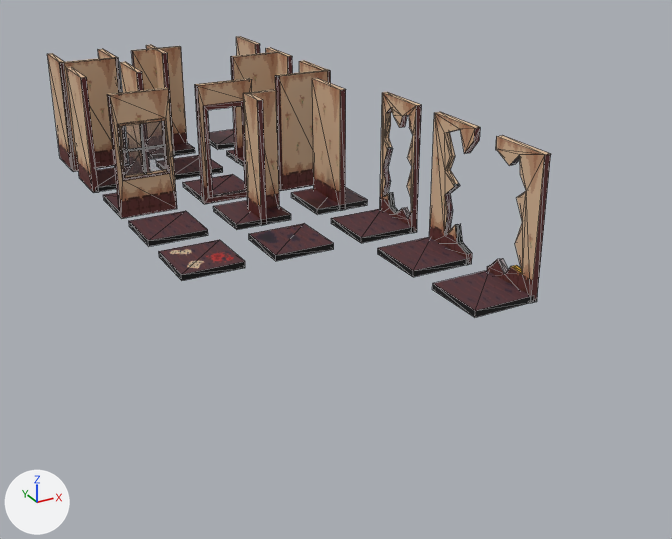
The glTF model Godot Files/team-terror/Assets/MotelTileset/MotelTileset.glb: old version first, new version second.
One viewpoint serves both versions: a 50 mm camera at (-21.9, -33.7, 11.0) aimed at (-9.3, -10.6, -0.5). The lights are fixed; the arrows at lower left show +X, +Y and +Z. Mesh edges are drawn as thin lines. Where no turn or scale is listed for an object, it has been applied to the vertices. Vertices at the same position are counted once.
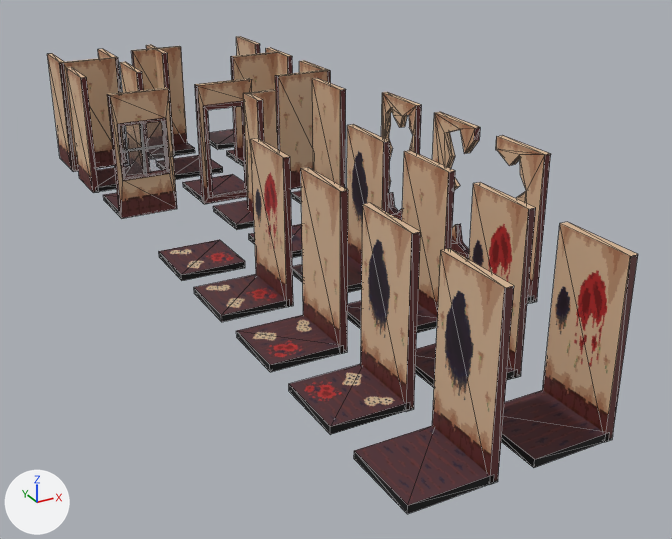
Where the newer file only moved an object's origin or applied its transform, the numbers keep the older frame.

Location of each change, [x1, y1, x2, y2] in pixels of the pictures (672 x 539 px; the box of a moved part takes in the faces that stretch with it):
'Hole Wall 1', added: after [354, 248, 514, 514]
'Blood Wall 1', added: after [501, 222, 638, 468]
'Hole Wall 2', added: after [289, 203, 421, 435]
'Wall 3', added: after [236, 167, 348, 372]
'Blood Wall 3', added: after [194, 138, 293, 322]
'Blood Wall 2', added: after [415, 182, 536, 388]
'Wall 2', added (beige): after [347, 150, 455, 333]
'Cube.015', reshaped: before [213, 90, 291, 230]; after [213, 90, 278, 230]
'Hole Wall 3', added (beige): after [292, 124, 390, 292]
'Cube.024', deleted (brown): before [129, 211, 208, 246]
part 1 of me_cube_043, built on: before [243, 93, 263, 219]; after [243, 93, 263, 214]
part 2 of me_cube_033, moved or reshaped: [47, 49, 118, 171] in both
'Cube.021', unchanged, covered by the edit: before [378, 112, 480, 277]; after [432, 112, 480, 259]
'Cube.017', unchanged, covered by the edit: before [331, 92, 421, 243]; after [381, 92, 421, 221]
'Cube.030', unchanged, covered by the edit: before [249, 223, 334, 261]; after [249, 224, 302, 258]

What changed in the scene script:
```text
Change me_cube_033:
    remove me_cube_033.from_pydata(...)  # 48 vertices, 80 faces; spans x -1.1..1.1, y -1.1..1.0, z -0.11..4.11
    add me_cube_033.from_pydata(...)  # 48 vertices, 80 faces; spans x -1.1..1.1, y -1.1..1.01, z -0.11..4.11
    me_cube_033 part 2
    12 vertices are removed from x -1.1..1.1, y -1.0..1.0, z -0.11..4.11
    48 faces are deleted
    12 vertices are added at x -1.1..1.1, y -0.9..1.01, z -0.11..4.11
    12 new faces join them, mat_floor_010 (picture img_moteltileset_two)
    10 new faces join them, mat_floor_009 (picture img_moteltileset_two)
    26 new faces join them, mat_floor_011 (picture img_moteltileset_two)
Change me_cube_043:
    verts and faces of me_cube_043; kept vertices keep their numbers, new ones are numbered from 30
    remove me_cube_043.from_pydata(...)  # 30 vertices, 44 faces; spans x -1.0..1.0, y -1.0..1.0, z -0.11..4.11
    add me_cube_043.from_pydata(...)  # 30 vertices, 48 faces; spans x -1.0..1.0, y -1.0..1.0, z -0.11..4.11
    me_cube_043 part 1
    add for i in [*range(12, 16)]: verts[i] += (0.0, -0.01, 0.0)
    add faces += [(24, 25, 28), (26, 29, 27), (25, 29, 28), (26, 28, 29)]
Remove ob_cube_024:
    ob_cube_024 = bpy.data.objects.new('Cube.024', me_cube_048)
Add ob_wall_3:
    ob_wall_3 = bpy.data.objects.new('Wall 3', me_cube_032)  # a box spanning x 0.9..1.1, y -1.0..1.0, z -0.11..4.11, material slot 0; a box spanning x -1.0..1.0, y -1.0..1.0, z -0.1..0.1, material slot 1; in mat_alt_wall_005 (picture img_moteltileset_two), mat_floor_015 (picture img_moteltileset_three)
    ob_wall_3.location = (-13.0, -15.0, 0.0)
Add ob_wall_2:
    ob_wall_2 = bpy.data.objects.new('Wall 2', me_cube_010)  # a box spanning x -1.0..1.0, y -1.0..1.0, z -0.1..0.1, material slot 0; a box spanning x 0.9..1.1, y -1.0..1.0, z -0.11..4.11, material slot 1; in mat_floor_013 (picture img_moteltileset_four), mat_alt_wall_003 (picture img_moteltileset_two)
    ob_wall_2.location = (-10.0, -15.0, 0.0)
Add ob_hole_wall_3:
    ob_hole_wall_3 = bpy.data.objects.new('Hole Wall 3', me_cube_005)  # a box spanning x -1.0..1.0, y -1.0..1.0, z -0.1..0.1; a box spanning x 0.9..1.1, y -1.0..1.0, z -0.11..4.11; in mat_alt_wall_001 (picture img_moteltileset_four)
    ob_hole_wall_3.location = (-10.0, -12.0, 0.0)
Add ob_blood_wall_3:
    ob_blood_wall_3 = bpy.data.objects.new('Blood Wall 3', me_cube_006)  # a box spanning x -1.0..1.0, y -1.0..1.0, z -0.1..0.1; a box spanning x 0.9..1.1, y -1.0..1.0, z -0.11..4.11; in mat_alt_wall_002 (picture img_moteltileset_three)
    ob_blood_wall_3.location = (-13.0, -12.0, 0.0)
Add ob_blood_wall_2:
    ob_blood_wall_2 = bpy.data.objects.new('Blood Wall 2', me_cube_026)  # a box spanning x 0.9..1.1, y -1.0..1.0, z -0.11..4.11, material slot 0; a box spanning x -1.0..1.0, y -1.0..1.0, z -0.1..0.1, material slot 1; in mat_alt_wall_004 (picture img_moteltileset_three), mat_floor_014 (picture img_moteltileset_four)
    ob_blood_wall_2.location = (-10.0, -18.0, 0.0)
Add ob_hole_wall_2:
    ob_hole_wall_2 = bpy.data.objects.new('Hole Wall 2', me_cube_035)  # a box spanning x 0.9..1.1, y -1.0..1.0, z -0.11..4.11, material slot 0; a box spanning x -1.0..1.0, y -1.0..1.0, z -0.1..0.1, material slot 1; in mat_alt_wall_006 (picture img_moteltileset_four), mat_floor_016 (picture img_moteltileset_three)
    ob_hole_wall_2.location = (-13.0, -18.0, 0.0)
Add ob_blood_wall_1:
    ob_blood_wall_1 = bpy.data.objects.new('Blood Wall 1', me_cube_053)  # a box spanning x 0.9..1.1, y -1.0..1.0, z -0.11..4.11, material slot 0; a box spanning x -1.0..1.0, y -1.0..1.0, z -0.1..0.1, material slot 1; in mat_alt_wall_009 (picture img_moteltileset_three), mat_floor_018 (picture img_moteltileset_two)
    ob_blood_wall_1.location = (-10.0, -21.0, 0.0)
Add ob_hole_wall_1:
    ob_hole_wall_1 = bpy.data.objects.new('Hole Wall 1', me_cube_038)  # a box spanning x -1.0..1.0, y -1.0..1.0, z -0.1..0.1, material slot 0; a box spanning x 0.9..1.1, y -1.0..1.0, z -0.11..4.11, material slot 1; in mat_floor_017 (picture img_moteltileset_two), mat_alt_wall_010 (picture img_moteltileset_four)
    ob_hole_wall_1.location = (-13.0, -21.0, 0.0)
```
